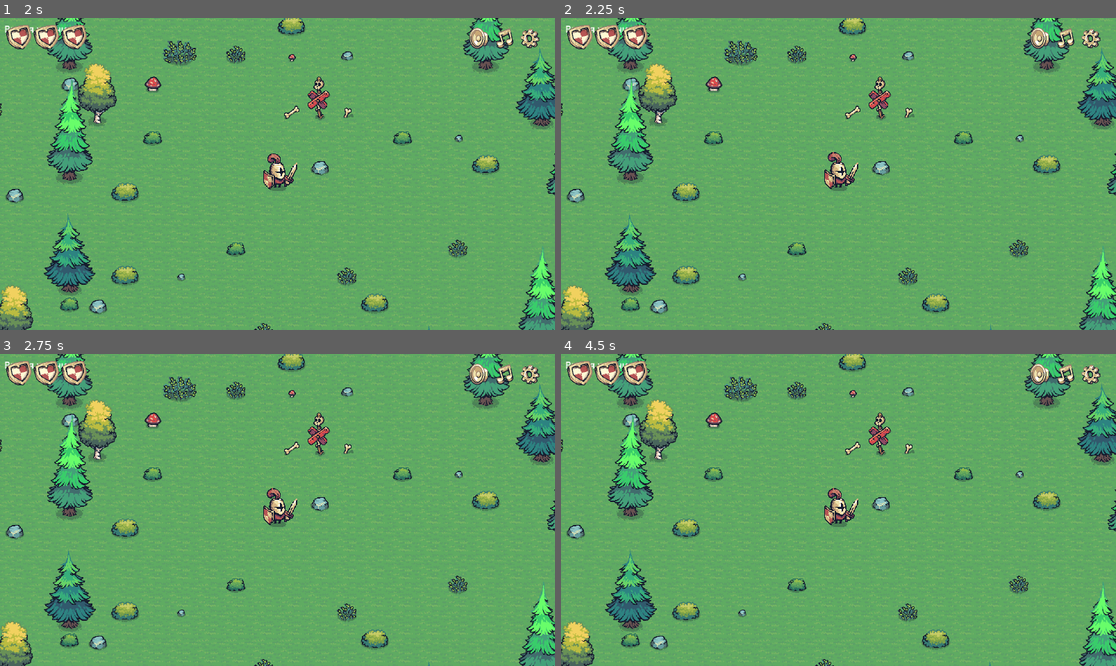
Above: before the commit, frames 1-4 (two rows, left to right).
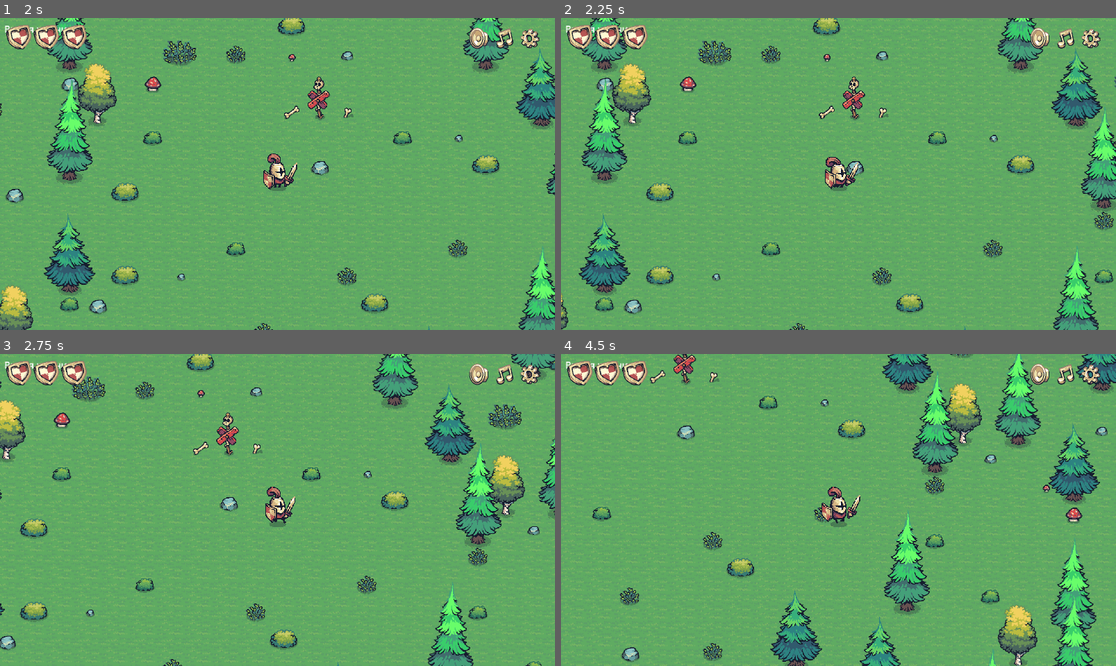
Above: after the commit, the same moments.

Repository: darkicestormteam/Fgame
Game: Godot game, scene res://scenes/mainmenu.tscn
Same seed, same stepped clock (60 frames per second), same inputs: the game is played once before the commit and once after it.
Inputs (mouse positions are in pixels of both pictures, inside the frame that each line leads up to):
- Up to frame 1 (2 s): click "старт" at 0.5 s; click "старт" at 1.25 s
- Up to frame 2 (2.25 s): tap Enter (ui_accept) at 2 s; move the mouse to (960, 158) at 2.02 s; hold D (move_right) from 2.03 s (still down); tap Space at 2.1 s
- Up to frame 3 (2.75 s): keep holding D (move_right); tap Enter (ui_accept) at 2.27 s
- Up to frame 4 (4.5 s): move the mouse to (727, 525) at 2.77 s; release D (move_right) at 2.78 s; hold S (move_down) 2.78-3.53 s; tap Space at 2.85, 3.6, 4.35 s; tap Enter (ui_accept) at 3.02 s; move the mouse to (894, 441) at 3.52 s; hold D (move_right) 3.53-4.28 s; move the mouse to (810, 572) at 4.27 s; hold W (move_up) from 4.28 s (still down)

Frame 1 is identical in both runs. In frame 2, 21% of the frame differs, in the area x 0-100%, y 0-100%; in frame 3, 21%; in frame 4, 25%.
Error before the commit: Parse Error: Identifier "physics_material_override" not declared in the current scope. (res://script/player.gd:45)

Commit message:
update branch

Diff:
--- a/script/player.gd
+++ b/script/player.gd
@@ -42,7 +42,8 @@
 	# Создаем материал с нулевым трением для скольжения
 	var material = PhysicsMaterial.new()
 	material.friction = 0.0
-	physics_material_override = material
+	# Используем set для явного указания свойства
+	set("physics_material_override", material)
 
 	attack_timer = Timer.new()
 	attack_timer.wait_time = 2.0
Not shown, changed: .gitignore
